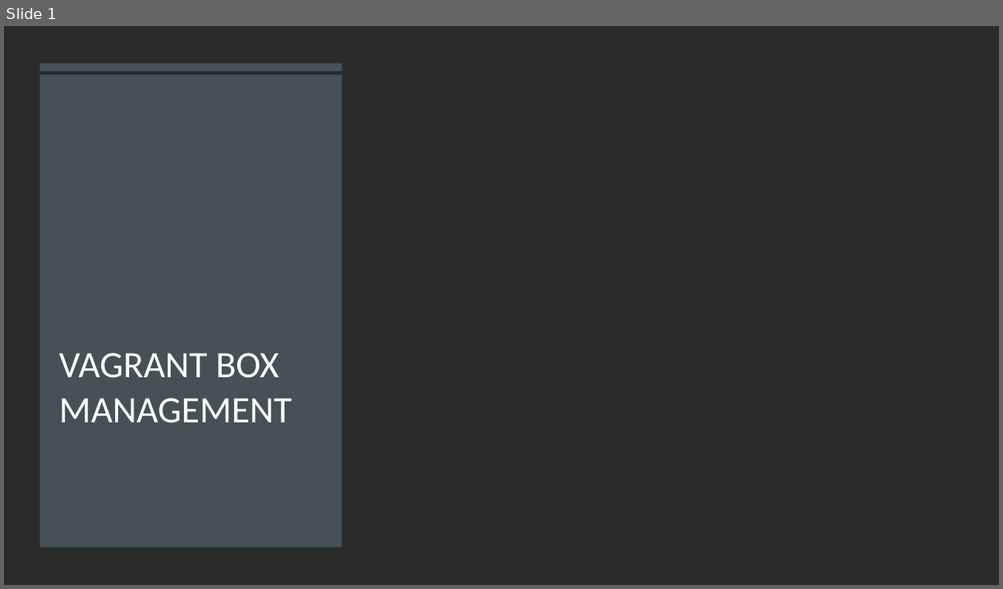
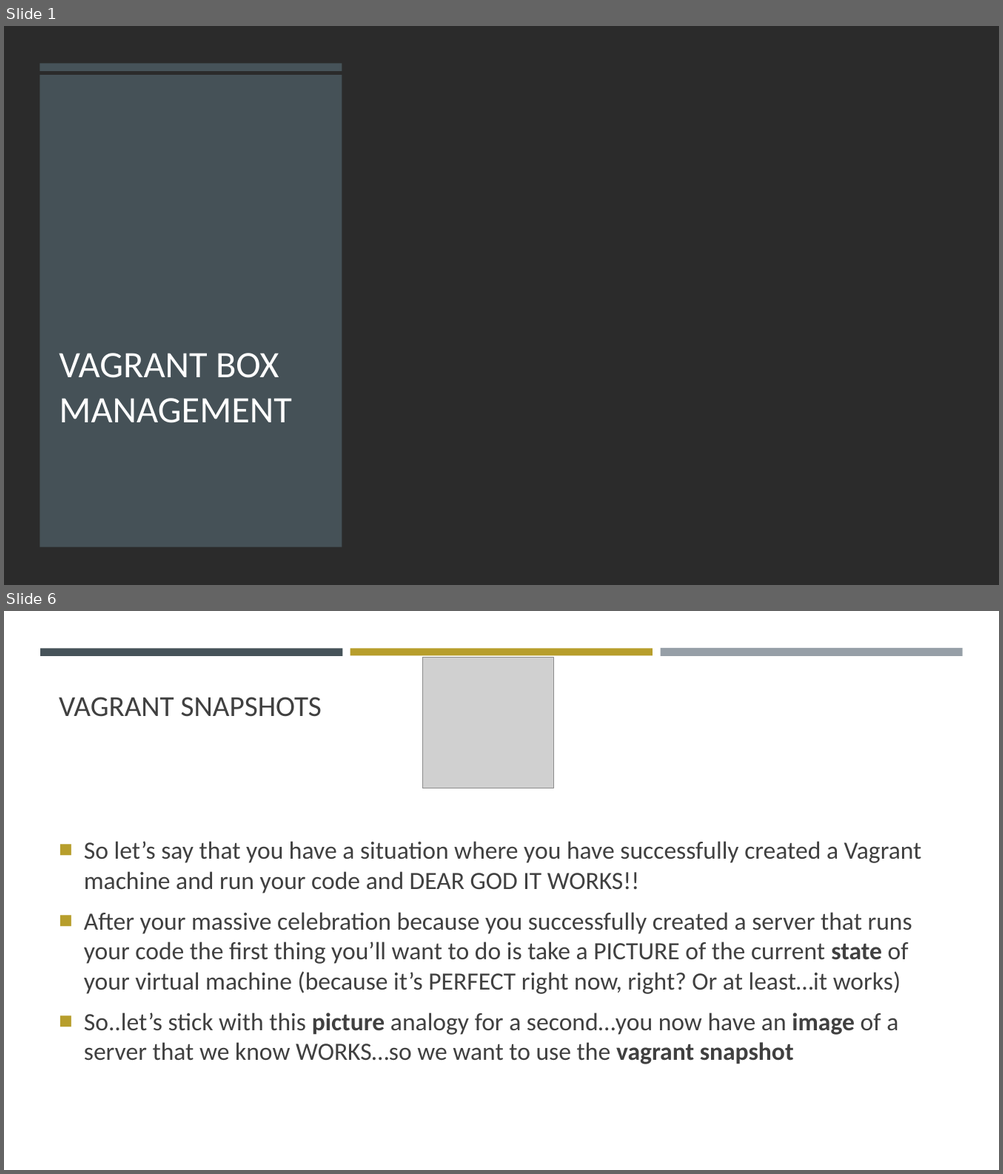
Before and after one commit to ferninphilly/accelebrate-vagrant-docker, a slide deck: module03/presentationThree.pptx. Shown one above the other, each under a label of ours: slide 1 before the commit, slides 1 and 6 after it; the slides between them are not shown. The pictures are 1003x589 and 1003x1174 pixels, drawn with LibreOffice and Linux fonts; fonts in the diff are those of the drawing; grey boxes stand for pictures; background and template pictures are left out; a plain dark background stands for a picture behind light text. Boxes give left, top, right and bottom in pixels: in the first picture for what was removed or moved away, otherwise in the second. Text is boxed around its words. In the diff, an @@ line names an element or a change of style, - is before the commit and + after.

```diff
--- a/module03/presentationThree.pptx
+++ b/module03/presentationThree.pptx
@@ slide 6 added at (4,611,999,1170), background #FFFFFF @@
@@ rectangle added at (40,648,343,655), fill #465359 @@
@@ rectangle added at (350,648,652,655), fill #B79E2C @@
@@ rectangle added at (660,648,962,657), fill #969FA7 @@
@@ picture added at (423,658,553,788) @@
@@ title added at (59,697,321,717), 28 pt, text #404040 @@
+VAGRANT SNAPSHOTS
@@ text added at (84,841,922,1065), 24 pt, text #404040 @@
+■ So let’s say that you have a situation where you have successfully created a Vagrant machine and run your code and DEAR GOD IT WORKS!!
+■ After your massive celebration because you successfully created a server that runs your code the first thing you’ll want to do is take a PICTURE of the current state of your virtual machine (because it’s PERFECT right now, right? Or at least…it works)
+■ So..let’s stick with this picture analogy for a second…you now have an image of a server that we know WORKS…so we want to use the vagrant snapshot
```
Also in this commit, not shown: 2 slides changed, 14 other slides added.
